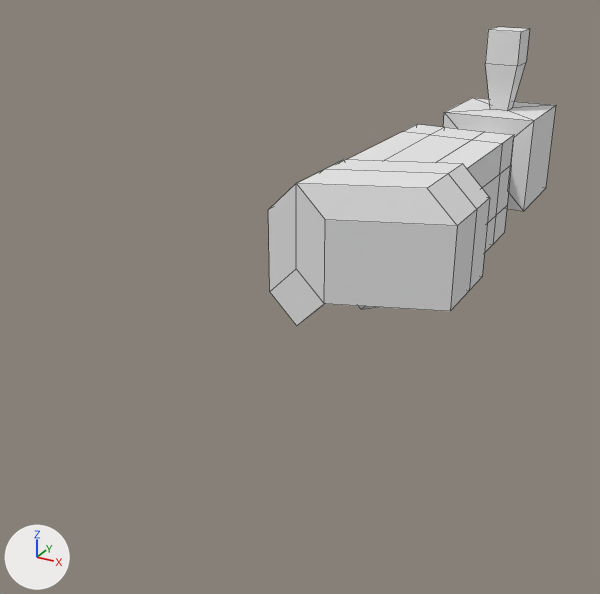
One commit to the OBJ model Assets/Cube.obj: the scene before it, then after it.
Before and after are seen from a 50 mm camera at (20.9, -109.7, 28.3) aimed at (-18.5, -38.1, -7.5). The lights are fixed; the arrows at lower left show +X, +Y and +Z. Mesh edges are drawn as thin lines. Where no turn or scale is listed for an object, it has been applied to the vertices. Vertices at the same position are counted once.
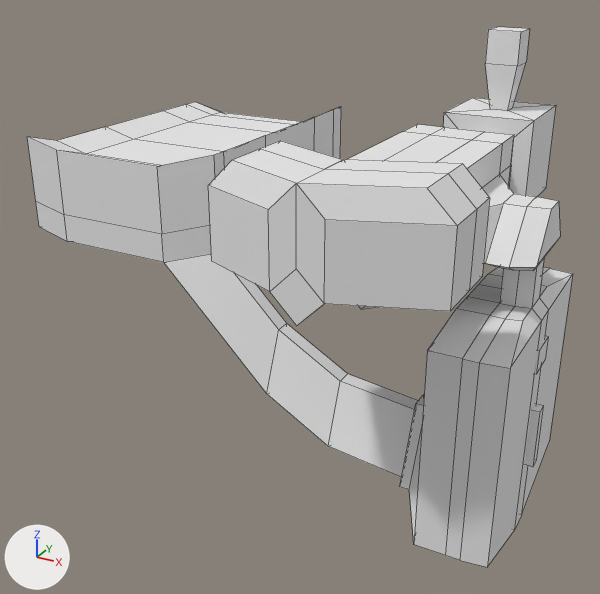
Commit message: Updated prototype level

Diff of the bpy script that builds the scene:
```diff
--- a/Assets/Cube.obj.py
+++ b/Assets/Cube.obj.py
@@ me_cube @@
 # used by ob_cube; location = (0.0, 0.0, 0.0)
-me_cube.from_pydata(...)  # 120 vertices, 118 faces; spans x -10.3..5.2, y -63.0..-10.0, z -0.4..18.5
+me_cube.from_pydata(...)  # 396 vertices, 395 faces; spans x -46.3..8.3, y -63.0..-10.0, z -26.2..18.5
+# me_cube part 1: 268 vertices added at x -46.3..8.3, y -51.2..-13.9, z -26.2..8.7
+# me_cube part 2: 1 vertex removed from x -7.2, y -59.0, z 10.9; 9 vertices added at x -14.2..-12.0, y -60.0..-53.0, z 4.9..13.1
 me_cube.materials.append(mat_default_prototype)
```

Where the change shows, as pixel boxes (x1, y1, x2, y2) in the pictures (600 x 594 px):
'Cube', reshaped (89% wider, 80% taller): before (268, 27, 556, 326); after (27, 27, 573, 567)
part 1 of me_cube, added: after (27, 102, 573, 567)
part 2 of me_cube, built on: after (208, 141, 343, 292)
